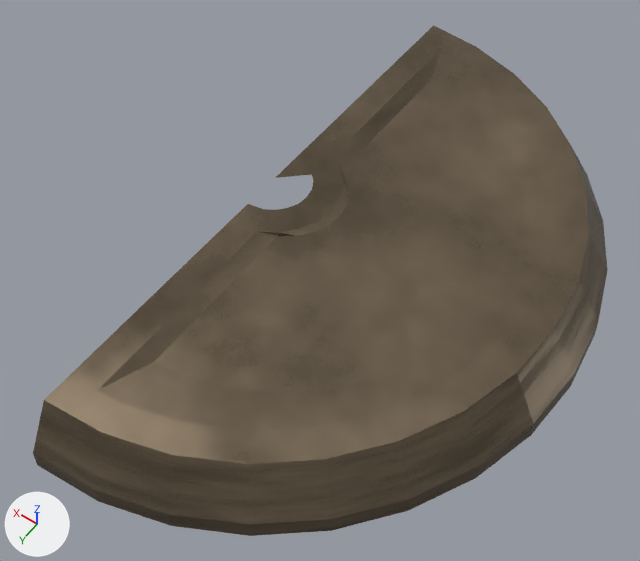
What one commit did to the glTF model Systems Offline/systems-offline/src/3d/Assets/General reuseable assets/Keypad/keypad cover left.glb.
Both versions are drawn from a 50 mm camera at (-0.865, 1.036, 1.491) aimed at (-0.208, 0.117, 0.046). The lights are fixed; the arrows at lower left show +X, +Y and +Z. The first picture is the older version. Vertices at exactly the same position are counted once.

The scene before the commit, as lines of its bpy script (objects in view):
```python
me_cylinder_001 = bpy.data.meshes.new('Cylinder.001')
me_cylinder_001.from_pydata(...)  # 115 vertices, 197 faces; spans x -1.0..0.0, y -1.0..1.0, z -1.0..1.0
me_cylinder_001.materials.append(mat_keypad_base)
ob_keypad_cover = bpy.data.objects.new('Keypad cover', me_cylinder_001)
ob_keypad_cover.location = (-0.001, 0.0, 0.048)
ob_keypad_cover.rotation_euler = (0.0, 0.0, 3.142)  # degrees (0, 0, 180)
ob_keypad_cover.scale = (-0.733, -0.733, -0.073)
```
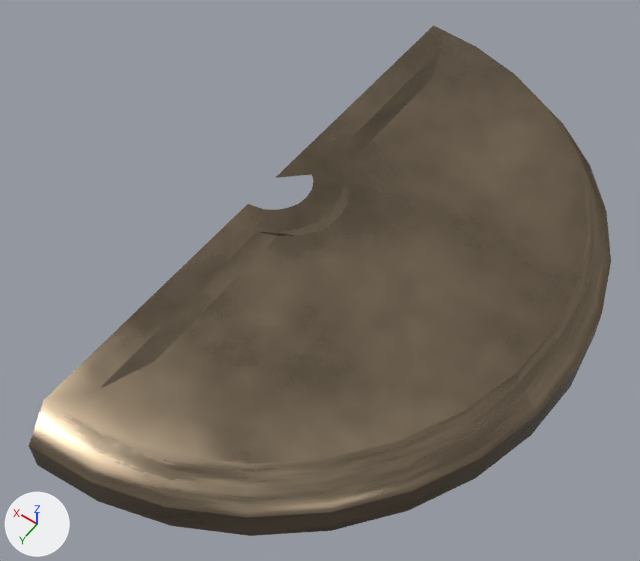
Commit message: update keypad

Changed parts and their boxes [x1, y1, x2, y2] in the pictures (640 x 561 px; the box of a moved part takes in the faces that stretch with it):
'Keypad cover', reshaped, shading changed: before [33, 25, 608, 536]; after [29, 25, 611, 536]
part 1 of me_cylinder_001, moved or reshaped: before [33, 146, 608, 536]; after [29, 109, 611, 536]
part 2 of me_cylinder_001, shading changed: [33, 106, 608, 526] in both

Diff of the bpy script that builds the scene:
```diff
--- a/Systems Offline/systems-offline/src/3d/Assets/General reuseable assets/Keypad/keypad cover left.glb.py
+++ b/Systems Offline/systems-offline/src/3d/Assets/General reuseable assets/Keypad/keypad cover left.glb.py
@@ me_cylinder_001 @@
 me_cylinder_001.from_pydata(...)  # 115 vertices, 197 faces; spans x -1.0..0.0, y -1.0..1.0, z -1.0..1.0
 # used by ob_keypad_cover; location = (-0.001, 0.0, 0.048); rotation_euler = (0.0, 0.0, 3.142), in degrees (0, 0, 180); scale = (-0.733, -0.733, -0.073)
+# me_cylinder_001 part 1: all 17 vertices in x -1.0..0.0, y -1.0..1.0, z 0.41 are moved by (0.0, 0.0, -0.41)
+# me_cylinder_001 part 2: all faces are now shaded smooth (193 of 197 changed)
 me_cylinder_001.materials.append(mat_keypad_base)
```
